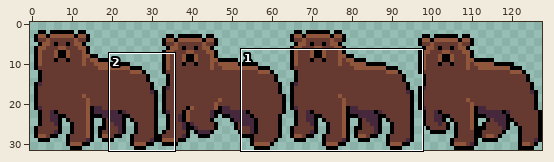
Sprite sheet, stored at project/textures/bear-Sheet3x.png. Above, an overview of the earlier version with the close-up marked.
Close-up. As it was:
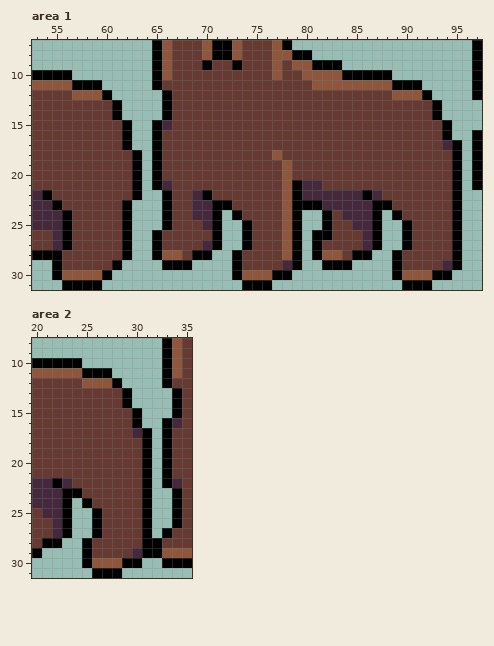
The file is 384x96 pixels, drawn in blocks of 3x3; one block is one cell here. Shown: area 1: x 53..97, y 7..31; area 2: x 20..35, y 8..31. The commit also changed other parts of the picture, which this record leaves out.
The result:
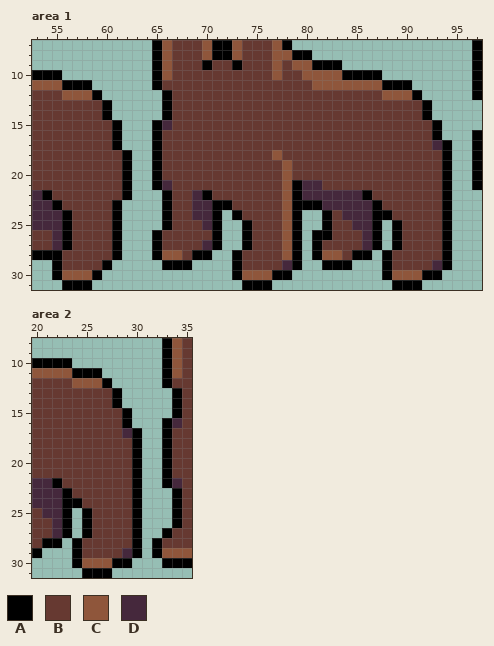
Palette (. is transparent): A #000000  B #663931  C #8f563b  D #45283c
What changed:
--- area 1
@@ x 53..97 @@
  9 ............ACBBBABBABBBCBCCAAA.............A
-10 AAAA........ACBBBBBBBBBBCBBCCCCAAAAA........A
-11 CCCCAAA.....ABBBBBBBBBBBBBBBCCCCCCCCAAA.....A
-12 BBBBCCCA.....ABBBBBBBBBBBBBBBBBBBBBBCCCA....A
-13 BBBBBBBBA....ABBBBBBBBBBBBBBBBBBBBBBBBBBA....
-14 BBBBBBBBA....ABBBBBBBBBBBBBBBBBBBBBBBBBBA....
-15 BBBBBBBBBA..ADBBBBBBBBBBBBBBBBBBBBBBBBBBBA...
-16 BBBBBBBBBA..ABBBBBBBBBBBBBBBBBBBBBBBBBBBBA..A
-17 BBBBBBBBBA..ABBBBBBBBBBBBBBBBBBBBBBBBBBBBDA.A
-18 BBBBBBBBBBA.ABBBBBBBBBBBCBBBBBBBBBBBBBBBBBA.A
-19 BBBBBBBBBBA.ABBBBBBBBBBBBCBBBBBBBBBBBBBBBBA.A
-20 BBBBBBBBBBA.ABBBBBBBBBBBBCBBBBBBBBBBBBBBBBA.A
-21 BBBBBBBBBBA.ADBBBBBBBBBBBCADDBBBBBBBBBBBBBA.A
-22 DABBBBBBBBA..ABBDABBBBBBBCADDDDDDADBBBBBBBA..
-23 DDABBBBBBA...ABBDDAABBBBBCAAADDDDDAABBBBBBA..
-24 DDDABBBBBA...ABBDDA.ABBBBCA..ABDDDA.ABBBBBA..
-25 DDDABBBBBA...ABBBDA..ABBBCA..ABBDDA..ABBBBA..
-26 BBDABBBBBA..ABBBBBA..ABBBCA.AABBBDA..ABBBBA..
-27 BBDABBBBBA..ABBBBDA..ABBBCA.ABBBBDA..ABBBBA..
-28 AAABBBBBBA..ACCBAA..ABBBBCA.ACCBAA..ABBBBBA..
-29 ..ABBBBBA....AAA....ABBBBDA..AAA....ABBBBDA..
-30 ..ACCCCA............ACCCAA..........ACCCAA...
-31 ...AAAA..............AAA.............AAA.....
+10 AAA.........ACBBBBBBBBBBCBBCCCCAAAA.........A
+11 CCCAAA......ABBBBBBBBBBBBBBBCCCCCCCAAA......A
+12 BBBCCCA......ABBBBBBBBBBBBBBBBBBBBBCCCA.....A
+13 BBBBBBBA.....ABBBBBBBBBBBBBBBBBBBBBBBBBA.....
+14 BBBBBBBA.....ABBBBBBBBBBBBBBBBBBBBBBBBBA.....
+15 BBBBBBBBA...ADBBBBBBBBBBBBBBBBBBBBBBBBBBA....
+16 BBBBBBBBA...ABBBBBBBBBBBBBBBBBBBBBBBBBBBA...A
+17 BBBBBBBBA...ABBBBBBBBBBBBBBBBBBBBBBBBBBBDA..A
+18 BBBBBBBBBA..ABBBBBBBBBBBCBBBBBBBBBBBBBBBBA..A
+19 BBBBBBBBBA..ABBBBBBBBBBBBCBBBBBBBBBBBBBBBA..A
+20 BBBBBBBBBA..ABBBBBBBBBBBBCBBBBBBBBBBBBBBBA..A
+21 BBBBBBBBBA..ADBBBBBBBBBBBCADDBBBBBBBBBBBBA..A
+22 DABBBBBBBA...ABBDABBBBBBBCADDDDDDABBBBBBBA...
+23 DDABBBBBA....ABBDDAABBBBBCAAADDDDDABBBBBBA...
+24 DDDABBBBA....ABBDDA.ABBBBCA..ABDDDAABBBBBA...
+25 DDDABBBBA....ABBBDA..ABBBCA..ABBDDA.ABBBBA...
+26 BBDABBBBA...ABBBBBA..ABBBCA.AABBBDA.ABBBBA...
+27 BBDABBBBA...ABBBBDA..ABBBCA.ABBBBDA.ABBBBA...
+28 AAABBBBBA...ACCBAA..ABBBBCA.ACCBAA.ABBBBBA...
+29 ..ABBBBA.....AAA....ABBBBDA..AAA...ABBBBDA...
+30 ..ACCCA.............ACCCAA.........ACCCAA....
+31 ...AAA...............AAA............AAA......
--- area 2
@@ x 20..35 @@
  9 .............ACB
-10 AAAAA........ACB
-11 CCCCCAAA.....ACB
-12 BBBBBCCCA....ABB
-13 BBBBBBBBBA....AB
-14 BBBBBBBBBA....AB
-15 BBBBBBBBBBA...AB
-16 BBBBBBBBBBA..ADB
-17 BBBBBBBBBBDA.ABB
-18 BBBBBBBBBBBA.ABB
-19 BBBBBBBBBBBA.ABB
-20 BBBBBBBBBBBA.ABB
-21 BBBBBBBBBBBA.ABB
-22 DDADBBBBBBBA.ADB
-23 DDDAABBBBBBA..AB
-24 DDDA.ABBBBBA..AB
-25 BDDA..ABBBBA..AB
-26 BBDA..ABBBBA..AB
-27 BBDA..ABBBBA.ABB
-28 BAA..ABBBBBAABBB
-29 A....ABBBBDAACCC
-30 .....ACCCAA..AAA
-31 ......AAA.......
+10 AAAA.........ACB
+11 CCCCAAA......ACB
+12 BBBBCCCA.....ABB
+13 BBBBBBBBA.....AB
+14 BBBBBBBBA.....AB
+15 BBBBBBBBBA....AB
+16 BBBBBBBBBA...ADB
+17 BBBBBBBBBDA..ABB
+18 BBBBBBBBBBA..ABB
+19 BBBBBBBBBBA..ABB
+20 BBBBBBBBBBA..ABB
+21 BBBBBBBBBBA..ABB
+22 DDABBBBBBBA..ADB
+23 DDDABBBBBBA...AB
+24 DDDAABBBBBA...AB
+25 BDDA.ABBBBA...AB
+26 BBDA.ABBBBA...AB
+27 BBDA.ABBBBA..ABB
+28 BAA.ABBBBBA.ABBB
+29 A...ABBBBDA.ACCC
+30 ....ACCCAA...AAA
+31 .....AAA........
